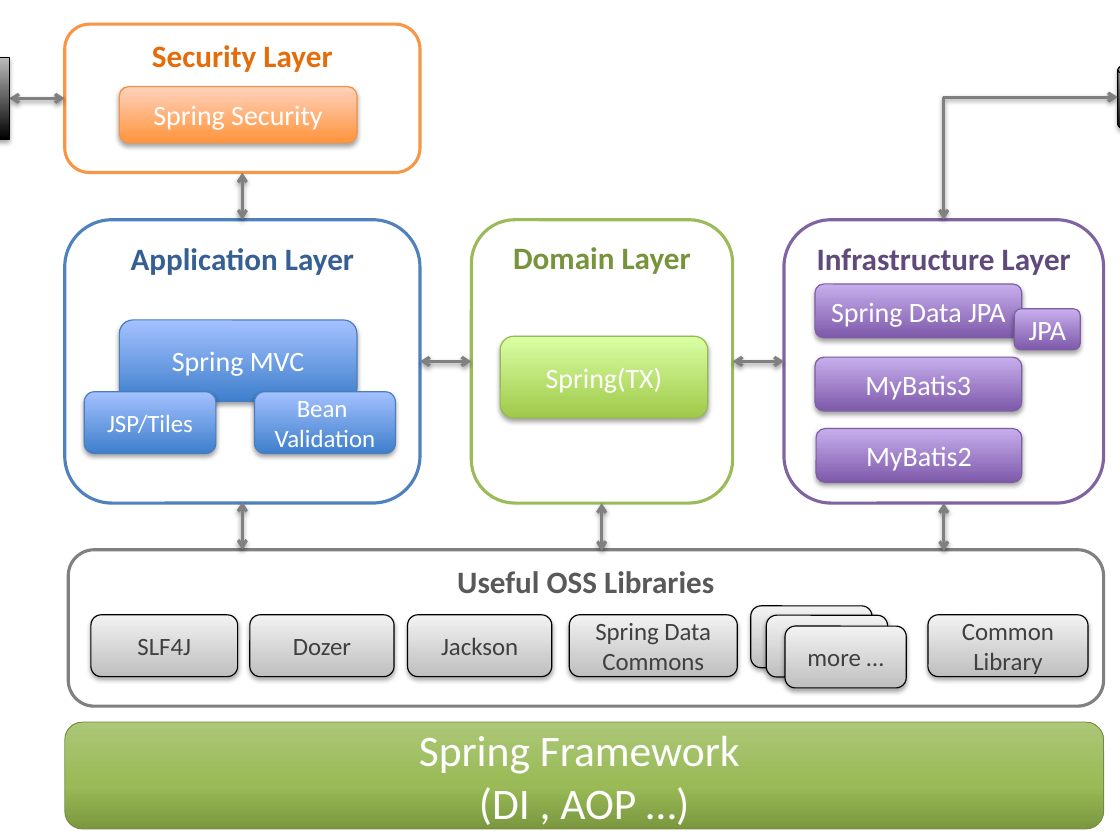
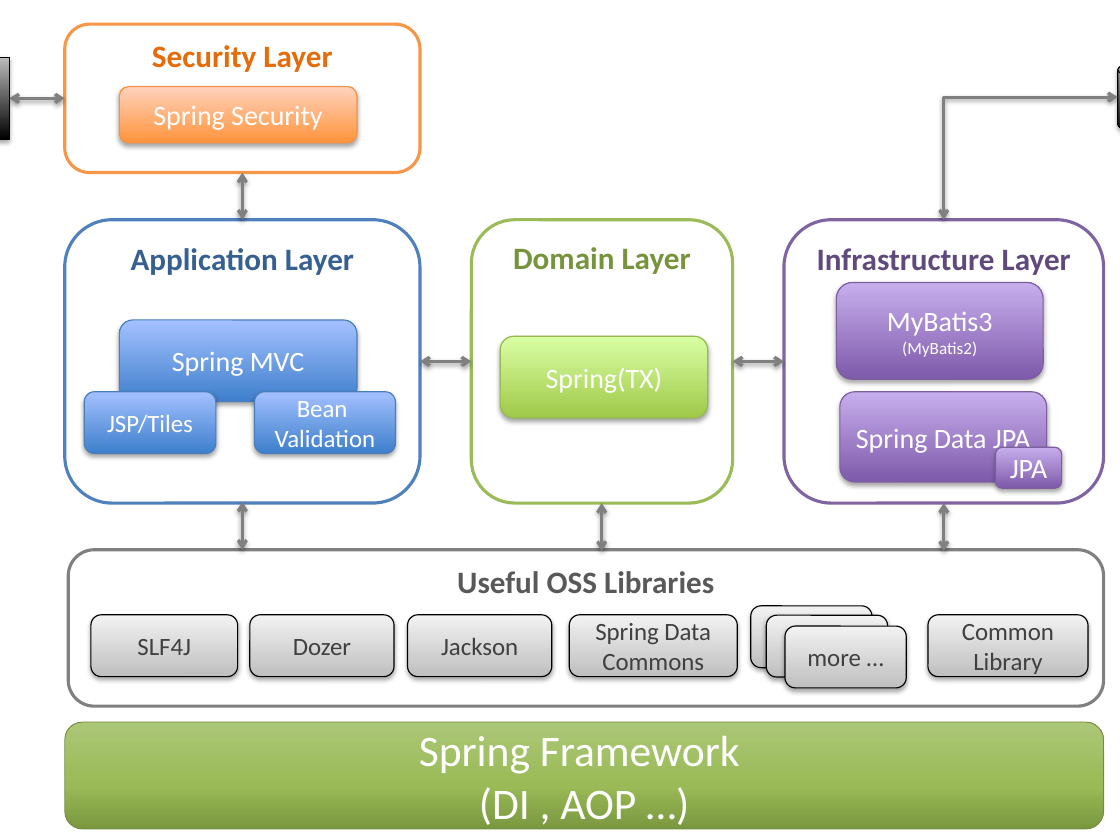
Before and after one commit to garbagetown/guideline, a slide deck: slide 2 of source/Overview/images_FrameworkStack/materialFrameworkStack.pptx. Drawn at 1120x840 pixels with LibreOffice and Linux fonts; fonts in the diff are those of the drawing. Boxes give left, top, right and bottom in pixels: in the first picture for what was removed or moved away, otherwise in the second. Text is boxed around its words. In the diff, an @@ line names an element or a change of style, - is before the commit and + after.

```diff
--- a/source/Overview/images_FrameworkStack/materialFrameworkStack.pptx
+++ b/source/Overview/images_FrameworkStack/materialFrameworkStack.pptx
@@ rounded rectangle "MyBatis3": place and size @@
-rounded rectangle "MyBatis3" at [815,357,1023,411]
+rounded rectangle "MyBatis3" at [837,282,1044,379]
@@ text in rounded rectangle at [902,342,977,357]: paragraph added @@
+(MyBatis2)
@@ rounded rectangle "Spring Data JPA": place and size @@
-rounded rectangle "Spring Data JPA" at [815,284,1023,338]
+rounded rectangle "Spring Data JPA" at [840,392,1047,483]
@@ rounded rectangle removed at [816,429,1023,483] @@
-MyBatis2
@@ rounded rectangle "JPA": place and size @@
-rounded rectangle "JPA" at [1015,309,1081,351]
+rounded rectangle "JPA" at [996,447,1062,488]
```
Also in this commit, not shown: 1 other slide changed, 16 other files.
